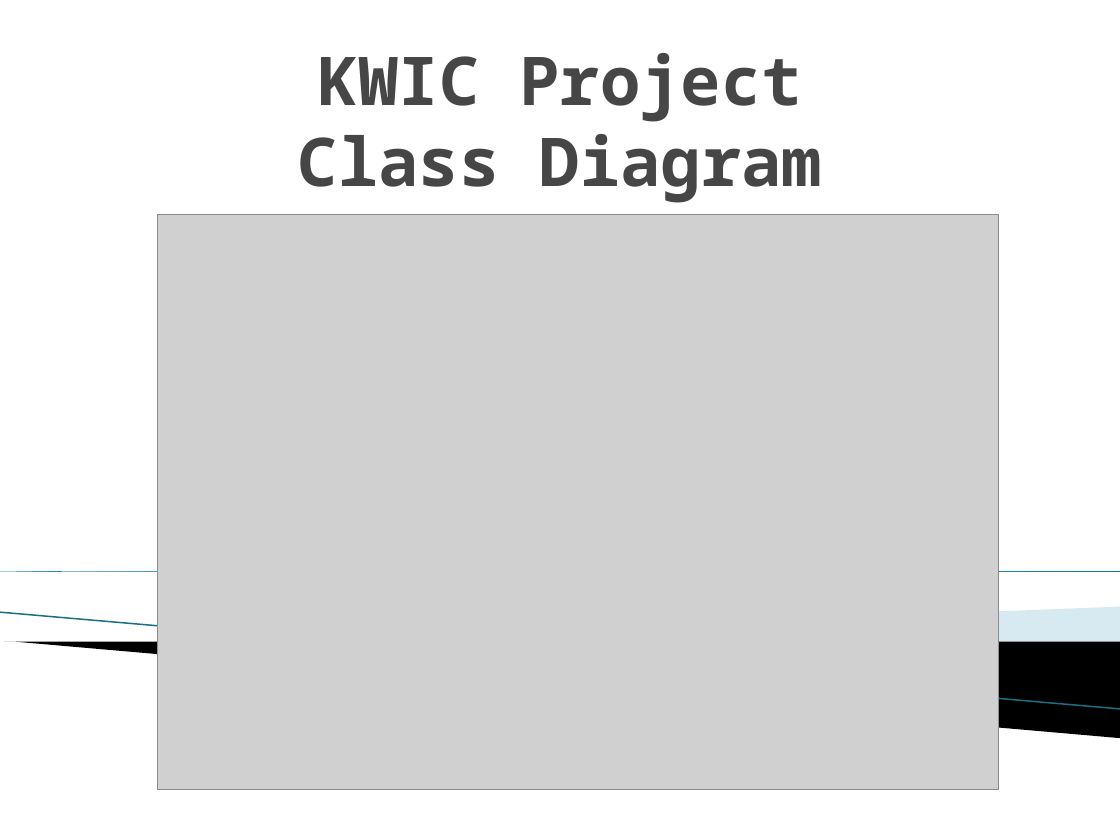
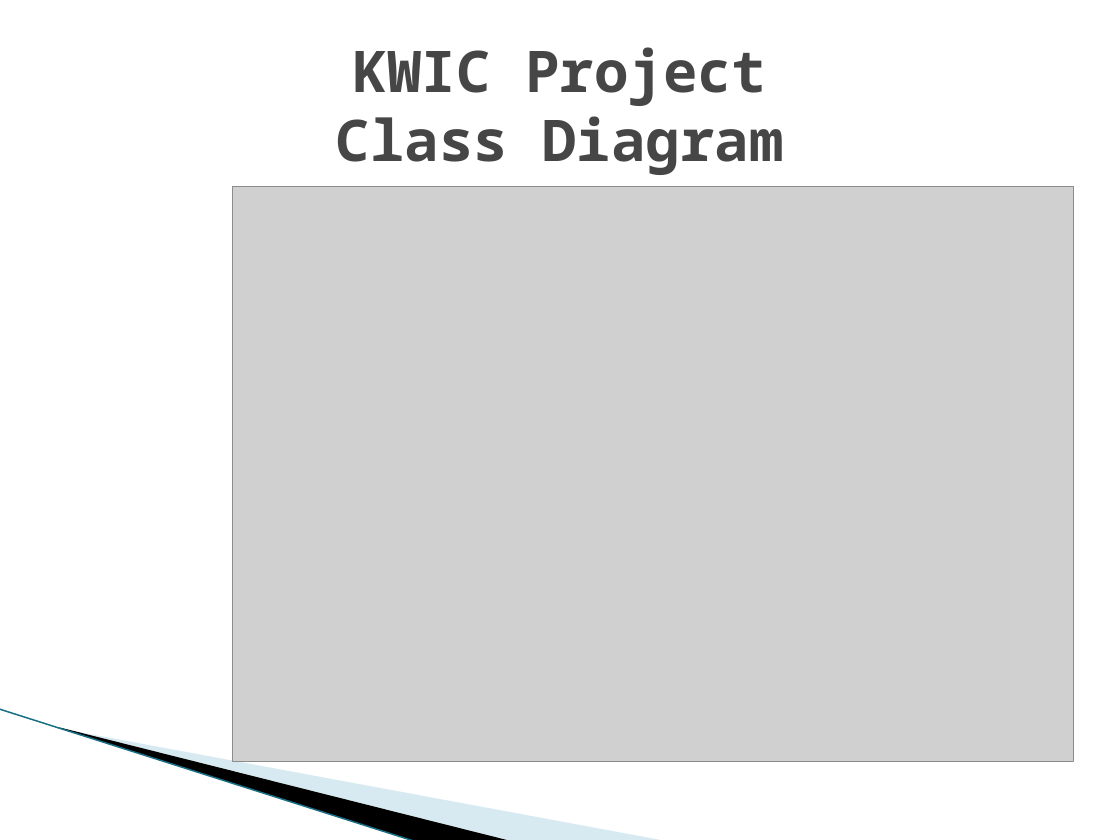
Before and after one commit to rizwannoorani/kwicwebsite, a slide deck: slide 7 of Desktop/IIG presentation.pptx. Drawn at 1120x840 pixels with LibreOffice and Linux fonts; fonts in the diff are those of the drawing; grey boxes stand for pictures; background and template pictures are left out. Boxes give left, top, right and bottom in pixels: in the first picture for what was removed or moved away, otherwise in the second. Text is boxed around its words. In the diff, an @@ line names an element or a change of style, - is before the commit and + after.

```diff
--- a/Desktop/IIG presentation.pptx
+++ b/Desktop/IIG presentation.pptx
@@ title "KWIC Project Class Diagram": place and size @@
-title "KWIC Project Class Diagram" at (298, 53, 822, 203)
+title "KWIC Project Class Diagram" at (336, 47, 783, 175)
@@ title "KWIC Project Class Diagram" at (336, 47, 783, 175): size 43.2 to 36.9 pt; vertical alignment bottom to middle @@
@@ picture: place and size @@
-picture at (158, 215, 999, 791)
+picture at (232, 187, 1073, 763)
@@ right triangle removed at (0, 571, 1120, 571) @@
@@ line removed from (0, 613) to (1120, 709) @@
@@ freeform shape added at (87, 613, 553, 790), fill #A0CBDC at 40% opacity @@
@@ freeform shape removed at (207, 607, 1120, 666) @@
@@ freeform shape removed at (4, 642, 1120, 738) @@
@@ freeform shape added at (0, 709, 459, 812), fill #000000 @@
@@ line added from (0, 709) to (416, 840), #97C5D8 0.95 pt @@
```
Also in this commit, not shown: 4 other slides changed, 16 other files.
